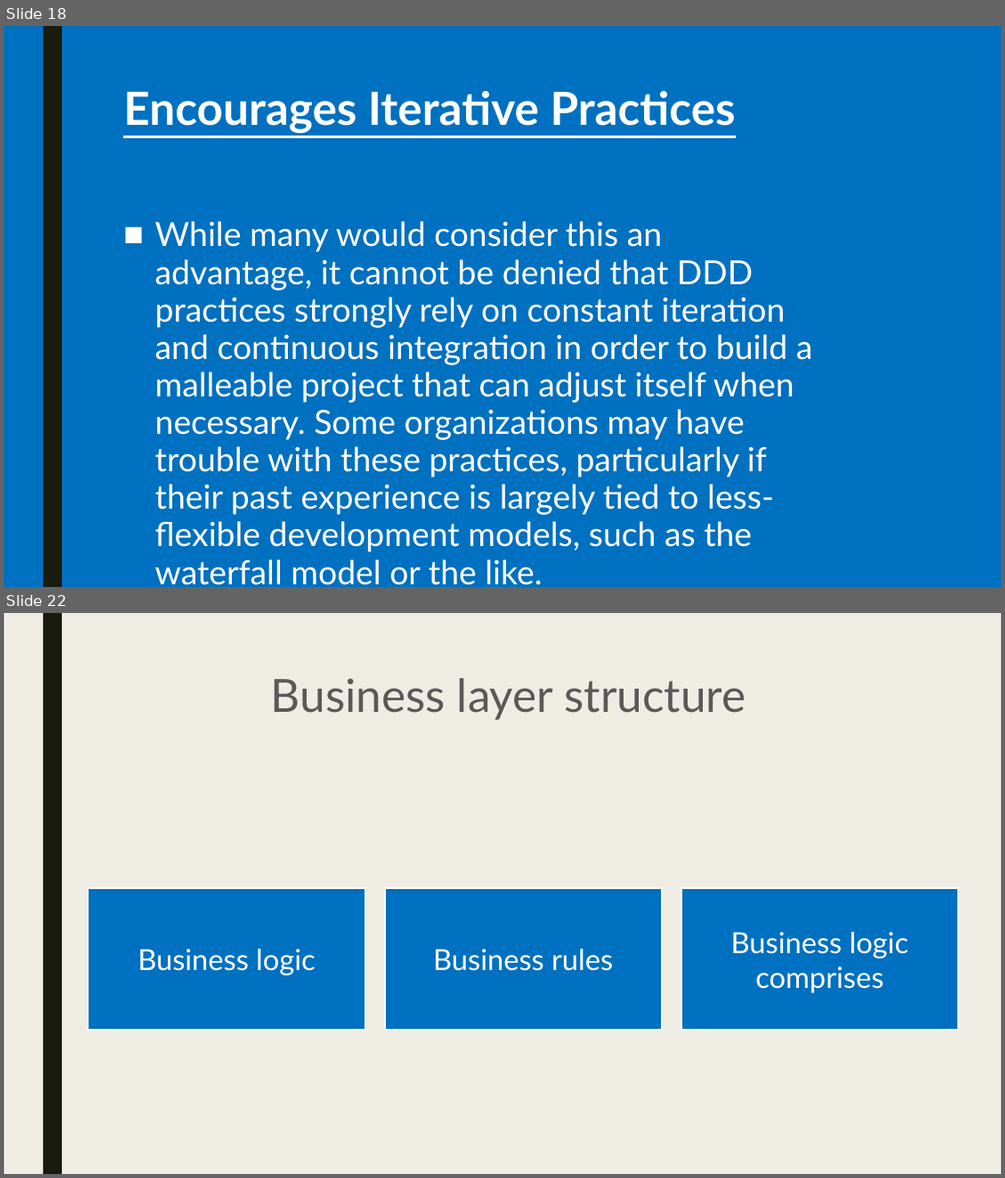
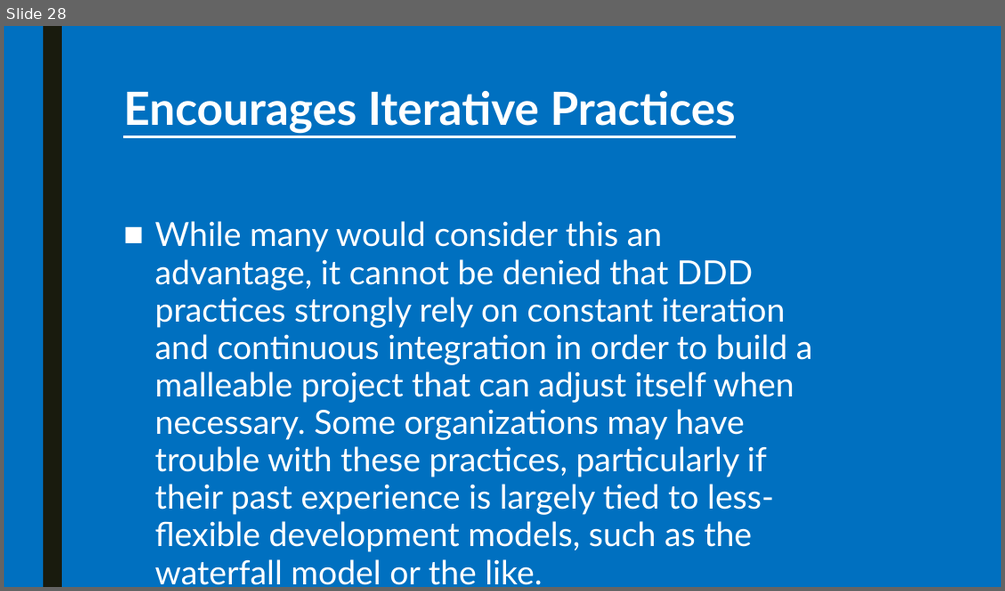
Before and after one commit to pkyurkchiev/practice-biel, a slide deck: presentations/domain-driven design.pptx. Shown one above the other, each under a label of ours: slides 18 and 22 before the commit, slide 28 after it; the slides between them are not shown. The pictures are 1005x1178 and 1005x591 pixels, drawn with LibreOffice and Linux fonts; fonts in the diff are those of the drawing. Boxes give left, top, right and bottom in pixels: in the first picture for what was removed or moved away, otherwise in the second. Text is boxed around its words. In the diff, an @@ line names an element or a change of style, - is before the commit and + after.

```diff
--- a/presentations/domain-driven design.pptx
+++ b/presentations/domain-driven design.pptx
@@ slide 22 removed at bbox=[4, 613, 1001, 1174], background #EFEDE3; not listed: 1 template element that a slide beside it also shows @@
@@ title removed at bbox=[271, 678, 746, 720] @@
-Business layer structure
@@ rectangle removed at bbox=[88, 888, 364, 1030] @@
-Business logic
@@ rectangle removed at bbox=[385, 888, 662, 1030] @@
-Business rules
@@ rectangle removed at bbox=[681, 888, 958, 1030] @@
-Business logic comprises
@@ what was slide 18 is now slide 28 @@
```
Also in this commit, not shown: 2 slides changed, 10 slides added, 4 other slides removed.
